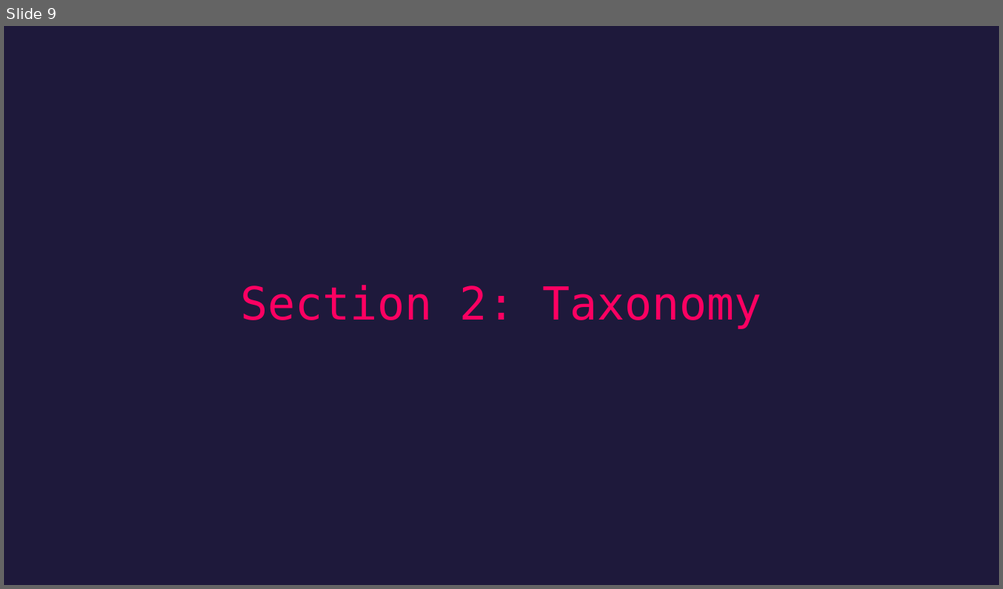
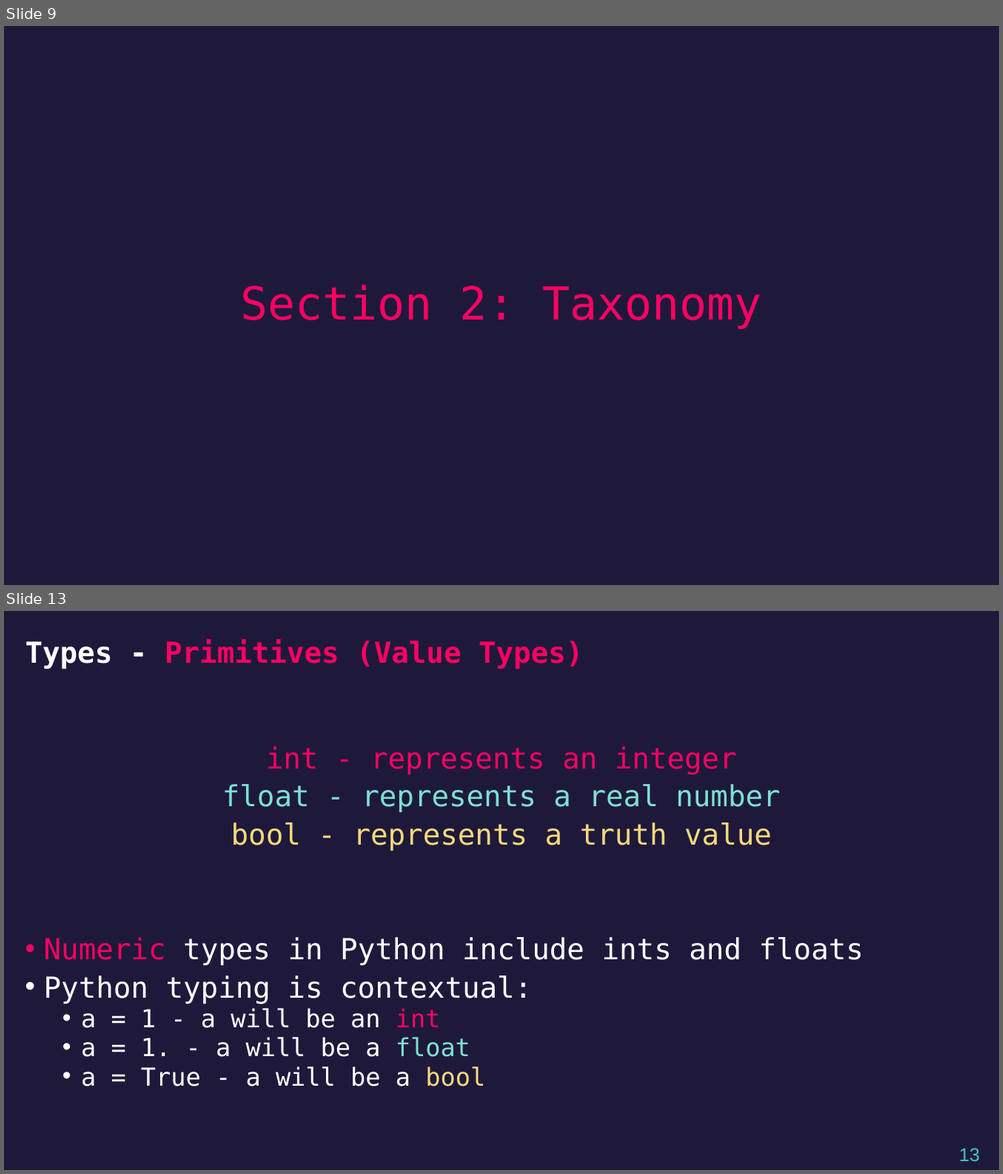
Before and after one commit to airabino/EVRC_Python_Training, a slide deck: Trainings/TR2/Lecture.pptx. Shown one above the other, each under a label of ours: slide 9 before the commit, slides 9 and 13 after it; the slides between them are not shown. The pictures are 1003x589 and 1003x1174 pixels, drawn with LibreOffice and Linux fonts; fonts in the diff are those of the drawing. Boxes give left, top, right and bottom in pixels: in the first picture for what was removed or moved away, otherwise in the second. Text is boxed around its words. In the diff, an @@ line names an element or a change of style, - is before the commit and + after.

```diff
--- a/Trainings/TR2/Lecture.pptx
+++ b/Trainings/TR2/Lecture.pptx
@@ slide 13 added at (4, 611, 999, 1170), background #1E193B @@
@@ title added at (25, 639, 583, 669), 28 pt, text #FD0062, bold @@
+Types - Primitives (Value Types)
@@ text added at (44, 746, 863, 1087), 28 pt, text #FFFFFF @@
+int - represents an integer
+float - represents a real number
+bool - represents a truth value
+• Numeric types in Python include ints and floats
+• Python typing is contextual:
+  • a = 1 - a will be an int
+  • a = 1. - a will be a float
+  • a = True - a will be a bool
@@ page number added at (959, 1148, 979, 1162), 18 pt, text #40C7B7 @@
+13
```
Also in this commit, not shown: 1 slide changed, 17 other slides added, 14 other files.
